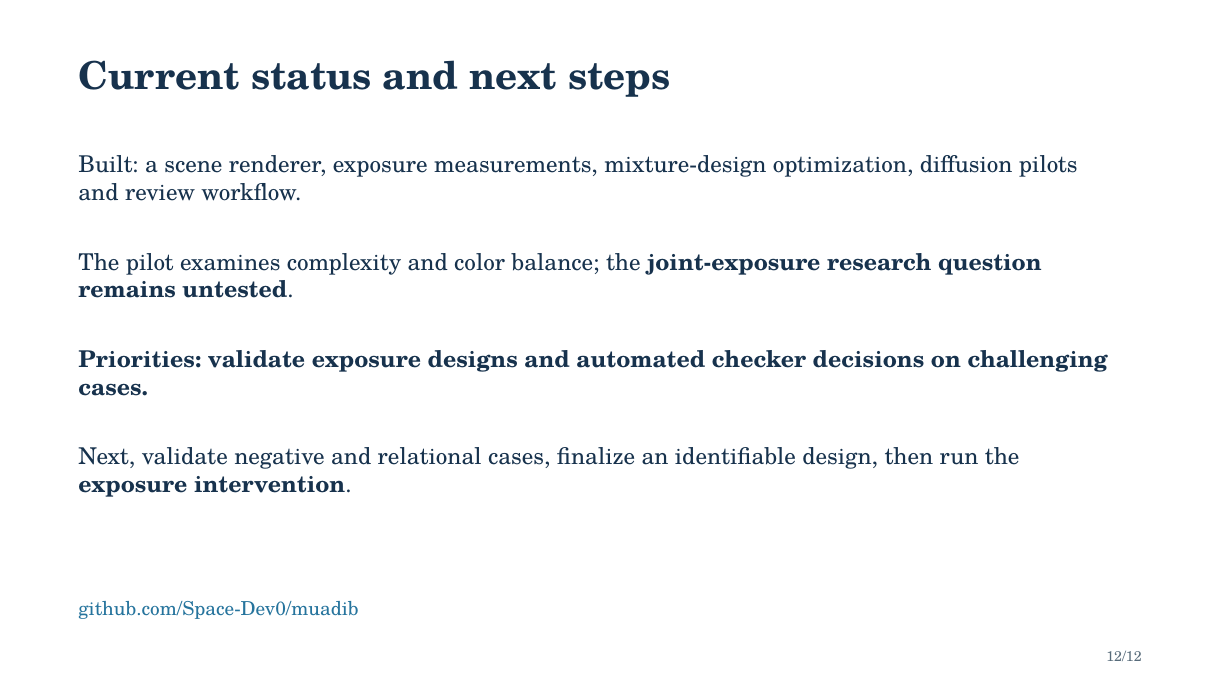
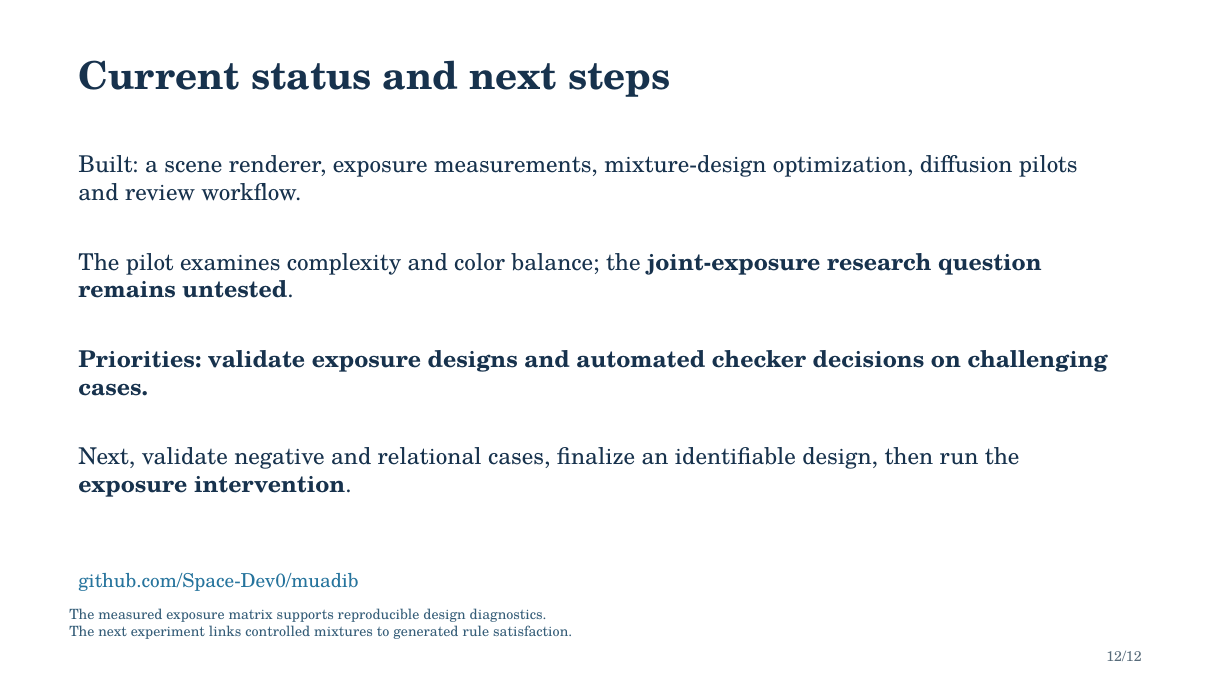
Before and after one commit to Space-Dev0/muadib, a slide deck: slide 12 of presentation/powerpoint/submission-final.pptx. Drawn at 1232x693 pixels with LibreOffice and Linux fonts; fonts in the diff are those of the drawing. Boxes give left, top, right and bottom in pixels: in the first picture for what was removed or moved away, otherwise in the second. Text is boxed around its words. In the diff, an @@ line names an element or a change of style, - is before the commit and + after.

Commit message:
docs: expand networking and presentation context
Add the six proposed hypotheses, protocol-layer details, throughput definitions, and the measured networking figure to the paper. Expand all twelve slides with additional explanations and describe the verified coordination, retry, and integrity mechanisms.

```diff
--- a/presentation/powerpoint/submission-final.pptx
+++ b/presentation/powerpoint/submission-final.pptx
@@ text "github.com/Space-Dev0/muadib": place and size @@
-text "github.com/Space-Dev0/muadib" at box(78, 601, 358, 619)
+text "github.com/Space-Dev0/muadib" at box(78, 573, 358, 591)
@@ text added at box(69, 608, 572, 639), 11 pt, text #355D78 @@
+The measured exposure matrix supports reproducible design diagnostics.
+The next experiment links controlled mixtures to generated rule satisfaction.
```
Also in this commit, not shown: 11 other slides changed, 5 other files.
